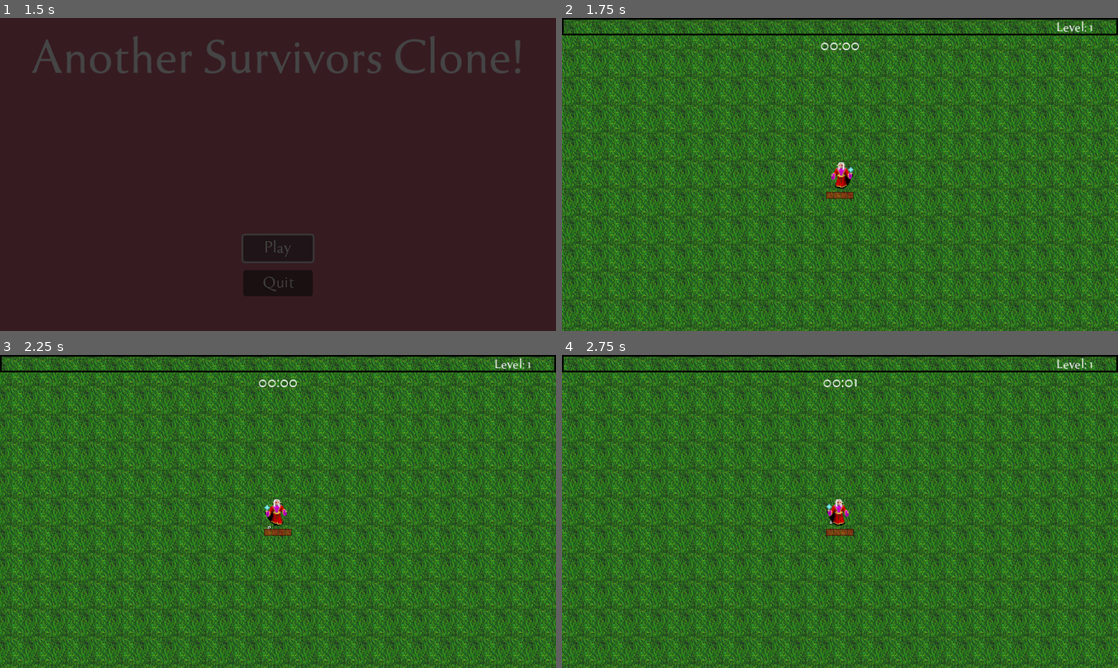
Above: before the commit, frames 1-4 (two rows, left to right).
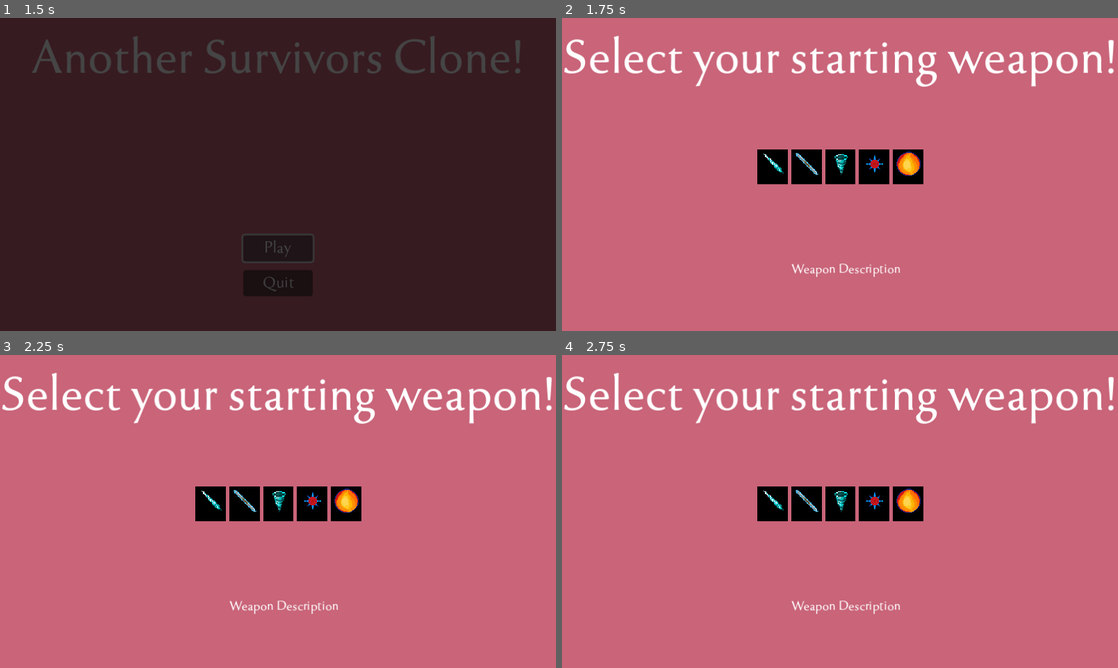
Above: after the commit, the same moments.

Repository: j-v-n/SurvivorsClone
Game: Godot game, scene res://TitleScreen/menu.tscn
Two runs of this game, one before a commit and one after it. Both use one fixed random seed, a clock stepped at 60 frames per second and the inputs below. Sound files missing from this copy of the repository are replaced by a short silence.
Inputs (mouse positions are in pixels of both pictures, inside the frame that each line leads up to):
- Up to frame 1 (1.5 s): click "Play" at 0.5 s; click "Play" at 1.25 s
- Up to frame 2 (1.75 s): no input
- Up to frame 3 (2.25 s): tap Enter at 2 s; move the mouse to (400, 495) at 2.02 s; hold D (right) from 2.03 s (still down); click (400, 495) at 2.1 s
- Up to frame 4 (2.75 s): keep holding D (right)

Frame 1 is identical in both runs. In frame 2, 100% of the frame differs, in the area x 0-100%, y 0-100%; in frame 3, 100%; in frame 4, 100%.
Error before the commit: Invalid access to property or key '<null>' on a base object of type 'Dictionary'. (res://Player/player.gd:509)

Commit message:
Chosen weapon now is properly initiated in game. Description of label changes on hover. Adjusted autoload script selection to prevent label from bugging out

Diff:
--- a/Player/player.gd
+++ b/Player/player.gd
@@ -102,9 +102,9 @@
 func _ready():
 	dustParticles.emitting = false
 	dustParticles.global_position = global_position + Vector2(0, 10)
-	# upgrade_character("fireball1")
-	var chosen_weapon = WeaponMenu.chosen_weapon
-	upgrade_character(chosen_weapon)
+	upgrade_character(ChosenWeapon.weapon_choice)
+	#var chosen_weapon = WeaponMenu.chosen_weapon
+	#upgrade_character(chosen_weapon)
 	attack()
 	set_expbar(experience, calculate_experience_cap())
 	_on_hurt_box_hurt(0, 0, 0)
--- /dev/null
+++ b/TitleScreen/chosen_weapon.gd
@@ -0,0 +1,7 @@
+extends Node2D
+
+var weapon_choice = null
+
+func get_chosen_weapon(item):
+    print(item)
+    weapon_choice = item
--- /dev/null
+++ b/TitleScreen/chosen_weapon.tscn
@@ -0,0 +1,6 @@
+[gd_scene load_steps=2 format=3 uid="uid://y7ulalaptvrs"]
+
+[ext_resource type="Script" path="res://TitleScreen/chosen_weapon.gd" id="1_bsbx0"]
+
+[node name="ChosenWeapon" type="Node2D" groups=["chosen_weapon"]]
+script = ExtResource("1_bsbx0")
--- a/TitleScreen/menu.gd
+++ b/TitleScreen/menu.gd
@@ -1,7 +1,7 @@
 extends Control
 
 @onready var transition: AnimationPlayer = get_node("%Transition")
-var level = preload("res://World/world.tscn")
+var level = preload("res://TitleScreen/weapon_menu.tscn")
 
 
 func _on_button_play_click_end():
--- a/TitleScreen/weapon_menu.gd
+++ b/TitleScreen/weapon_menu.gd
@@ -1,28 +1,35 @@
 extends Control
 
 @onready var displayWeapons: HBoxContainer = get_node("%DisplayWeapons")
-@onready var labelDescription: Label = get_node("%Label_Description")
+@onready var labelDescription: Label = get_node("%WeaponDescription")
 @onready var weaponOptions = preload("res://TitleScreen/weapon_selection.tscn")
 @onready var player = get_tree().get_first_node_in_group("player")
+@onready var weaponOut = get_tree().get_first_node_in_group("chosen_weapon")
+# @onready var transitionGame: AnimationPlayer = get_node("%TransitionToGame")
 
 var level = preload("res://World/world.tscn")
 var chosen_weapon = null
 
+var item = null
+
+signal starting_weapon(weapon)
+
 func _ready():
-    # connect("starting_weapon", Callable(player, "get_starting_weapon"))
-    labelDescription.text = "Hover over a weapon to see a description"
-    var weapon_choices = ["icespear1", "javelin1", "tornado1", "disc1", "fireball1"]
-    for weapon_choice in weapon_choices:
-        var displayedWeapon = weaponOptions.instantiate()
-        displayedWeapon.item = weapon_choice
-        displayWeapons.add_child(displayedWeapon)
+	connect("starting_weapon", Callable(weaponOut, "get_chosen_weapon"))
+	#labelDescription.text = "Hover over a weapon to see a description"
+	var weapon_choices = ["icespear1", "javelin1", "tornado1", "disc1", "fireball1"]
+	for weapon_choice in weapon_choices:
+		var displayedWeapon = weaponOptions.instantiate()
+		displayedWeapon.item = weapon_choice
+		displayWeapons.add_child(displayedWeapon)
 
 func display_description(item):
-    if item != null:
-        labelDescription.text = UpgradeDb.UPGRADES[item]["details"]
-    else:
-        labelDescription.text = "Hover over a weapon to see a description"
+	if item != null:
+		labelDescription.text = UpgradeDb.UPGRADES[item]["details"]
+	else:
+		labelDescription.text = "Hover over a weapon to see a description"
 
 func start_game(weapon):
-    chosen_weapon = weapon
-    get_tree().change_scene_to_packed(level)
+	chosen_weapon = weapon
+	emit_signal("starting_weapon", chosen_weapon)
+	get_tree().change_scene_to_packed(level)
--- a/TitleScreen/weapon_menu.tscn
+++ b/TitleScreen/weapon_menu.tscn
@@ -13,7 +13,6 @@
 script = ExtResource("1_3m833")
 
 [node name="ColorRect" type="ColorRect" parent="."]
-layout_mode = 0
 offset_right = 679.0
 offset_bottom = 384.0
 color = Color(0.788235, 0.392157, 0.47451, 1)
@@ -36,21 +35,15 @@
 offset_right = 425.0
 offset_bottom = 191.0
 
-[node name="Weapon_LabelBox" type="ColorRect" parent="."]
-layout_mode = 0
-offset_left = 225.0
-offset_top = 228.0
-offset_right = 425.0
-offset_bottom = 285.0
-color = Color(0.00184107, 0.00184107, 0.00184107, 1)
-
-[node name="Label_Description" type="Label" parent="Weapon_LabelBox"]
+[node name="WeaponDescription" type="Label" parent="."]
 unique_name_in_owner = true
 layout_mode = 0
-offset_right = 200.0
-offset_bottom = 40.0
+offset_left = 250.0
+offset_top = 266.0
+offset_right = 404.0
+offset_bottom = 314.0
 theme_override_fonts/font = ExtResource("1_s6ayi")
 text = "Weapon Description"
 horizontal_alignment = 1
 vertical_alignment = 1
-autowrap_mode = 3
+autowrap_mode = 2
--- a/TitleScreen/weapon_selection.gd
+++ b/TitleScreen/weapon_selection.gd
@@ -1,7 +1,7 @@
 extends ColorRect
 
 @onready var weaponIcon: TextureRect = get_node("%WeaponIcon")
-@onready var weaponMenu = get_tree().get_first_node_in_group("menu_weapon_selection")
+@onready var weapon_menu = get_tree().get_first_node_in_group("menu_weapon_selection")
 
 var mouse_over = false
 var item = null
@@ -10,21 +10,21 @@
 signal selected_weapon(weapon)
 
 func _ready():
-	connect("hovered_weapon", Callable(weaponMenu, "display_description"))
-	connect("selected_weapon", Callable(weaponMenu, "start_game"))
-	weaponIcon.texture = load(UpgradeDb.UPGRADES[item]["icon"])
+    connect("hovered_weapon", Callable(weapon_menu, "display_description"))
+    connect("selected_weapon", Callable(weapon_menu, "start_game"))
+    weaponIcon.texture = load(UpgradeDb.UPGRADES[item]["icon"])
 
 func _input(event):
-	if event.is_action("click"):
-		if mouse_over:
-			emit_signal("selected_weapon", item)
+    if event.is_action("click"):
+        if mouse_over:
+            emit_signal("selected_weapon", item)
 
 
 func _on_weapon_icon_mouse_exited():
-	mouse_over = false
-	emit_signal("hovered_weapon", null)
+    mouse_over = false
+    # emit_signal("hovered_weapon", null)
 
 
 func _on_weapon_icon_mouse_entered():
-	mouse_over = true
-	emit_signal("hovered_weapon", item)
+    mouse_over = true
+    emit_signal("hovered_weapon", item)
--- a/project.godot
+++ b/project.godot
@@ -18,7 +18,7 @@
 [autoload]
 
 UpgradeDb="*res://Utility/upgrade_db.tscn"
-WeaponMenu="*res://TitleScreen/weapon_menu.tscn"
+ChosenWeapon="*res://TitleScreen/chosen_weapon.tscn"
 
 [display]
 
